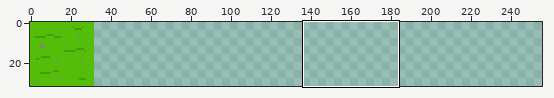
One commit to this pixel-art file: aseprite stuff/Plains-Sheet.aseprite. The first picture is a wide view before the edit; the outline marks the close-up.
Close-up. Before:
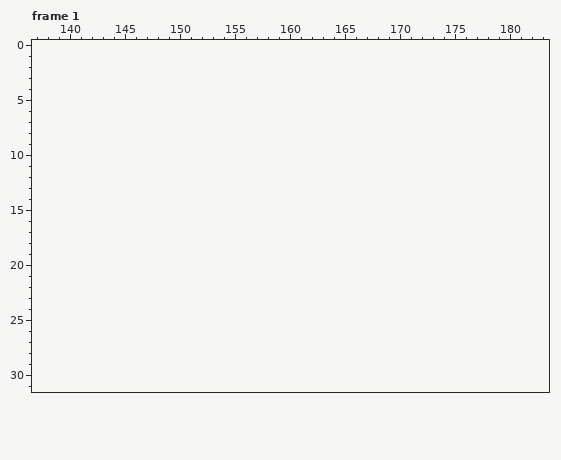
32x32 pixels, 8 frames. Colours within 5 levels of each other are drawn and written as one. Shown: frame 1: x 137..183, y 0..31. The old version is drawn lined up with the new one, on the new canvas. The commit also changed other frames or places, which this record leaves out.
Palette (. is transparent): 
The result:
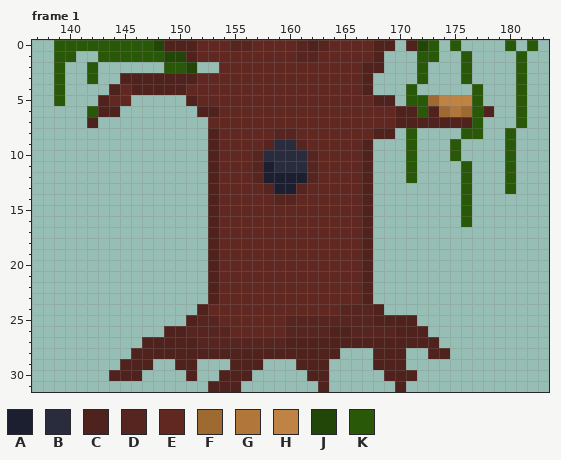
Colours new in this view: A #1b1f30  B #282c3c  C #50221d  D #562520  E #612721  F #9f6932  G #b1763a  H #bf8346  J #214607  K #295808
The author wrote: Plains dungeon entrence added and small tweaks
Diff:
canvas 32x32 -> 256x32
Frame 1:
There is now colour A in row 11 at x 158; in row 12 at x 158 to 161; in row 13 at x 159 to 160.
There is now colour B in row 9 at x 159 to 160; in row 10 at x 158 to 161; in row 11 at x 159 to 161.
There is now colour C in row 0 at x 149 to 151, 162, 168 to 169 and 171; in row 1 at x 151 and 168; in row 2 at x 167 to 168; in row 3 at x 145 to 151 and 167; in row 4 at x 144, 146 to 150 and 167; in row 5 at x 143, 151 and 168 to 169.
There is now colour C in row 6 at x 143 to 144, 152 to 153, 170 to 171, 173 and 178; in row 7 at x 142 and 170 to 176; in row 8 at x 153 and 168 to 169; in rows 9 to 23 at x 153 and 167; in row 24 at x 152 and 168; in row 25 at x 151 and 168 to 171.
There is now colour C in row 26 at x 149 to 150, 164 to 165 and 170 to 172; in row 27 at x 147 to 151 and 160 to 173; in row 28 at x 146 to 164, 168 to 170 and 173 to 174; in row 29 at x 145 to 147, 150 to 151, 155 to 157, 161 to 163 and 168 to 170; in row 30 at x 144 to 146, 151, 154 to 156, 162 to 163 and 169 to 171; in row 31 at x 153 to 155, 163 and 170.
There is now colour D in row 0 at x 155 to 156, 161 and 163; in row 1 at x 161 to 162; in row 8 at x 159 to 160; in row 9 at x 158 and 161; in rows 10 to 12 at x 157 and 162; in row 13 at x 158 and 161.
There is now colour D in row 14 at x 159 to 160; in row 24 at x 165 to 167; in row 25 at x 152 to 153 and 160 to 167; in row 26 at x 151 to 154, 160 to 163 and 166 to 169; in row 27 at x 152 to 159.
There is now colour E in row 0 at x 152 to 154, 157 to 160 and 164 to 167; in row 1 at x 152 to 160 and 163 to 167; in row 2 at x 154 to 166; in row 3 at x 152 to 166; in row 4 at x 145 and 151 to 166; in row 5 at x 144 to 145 and 152 to 167.
There is now colour E in row 6 at x 154 to 169; in row 7 at x 153 to 169; in row 8 at x 154 to 158 and 161 to 167; in row 9 at x 154 to 157 and 162 to 166; in rows 10 to 12 at x 154 to 156 and 163 to 166; in row 13 at x 154 to 157 and 162 to 166.
There is now colour E in row 14 at x 154 to 158 and 161 to 166; in rows 15 to 23 at x 154 to 166; in row 24 at x 153 to 164; in row 25 at x 154 to 159; in row 26 at x 155 to 159.
There is now colour F in row 5 at x 173; in row 6 at x 174 and 176.
There is now colour G in row 6 at x 175.
There is now colour H in row 5 at x 174 to 176.
There is now colour J in row 0 at x 148 and 172; in row 1 at x 149 to 150; in row 2 at x 151.
There is now colour K in row 0 at x 139 to 147, 173, 175, 180 and 182; in row 1 at x 139 to 140, 143 to 148, 172 to 173, 176 and 181; in row 2 at x 139, 142, 149 to 150, 172, 176 and 181; in row 3 at x 139, 142, 172, 176 and 181; in row 4 at x 139, 171, 177 and 181; in row 5 at x 139, 171 to 172, 177 and 181.
There is now colour K in row 6 at x 142, 172, 177 and 181; in row 7 at x 177 and 181; in row 8 at x 171, 176 to 177 and 180; in rows 9 to 10 at x 171, 175 and 180; in rows 11 to 12 at x 171, 176 and 180; in row 13 at x 176 and 180.
There is now colour K in rows 14 to 16 at x 176.
Boxes around the changes in both close-ups, in picture pixels (x1, y1, x2, y2):
added: (54, 40, 538, 392)
